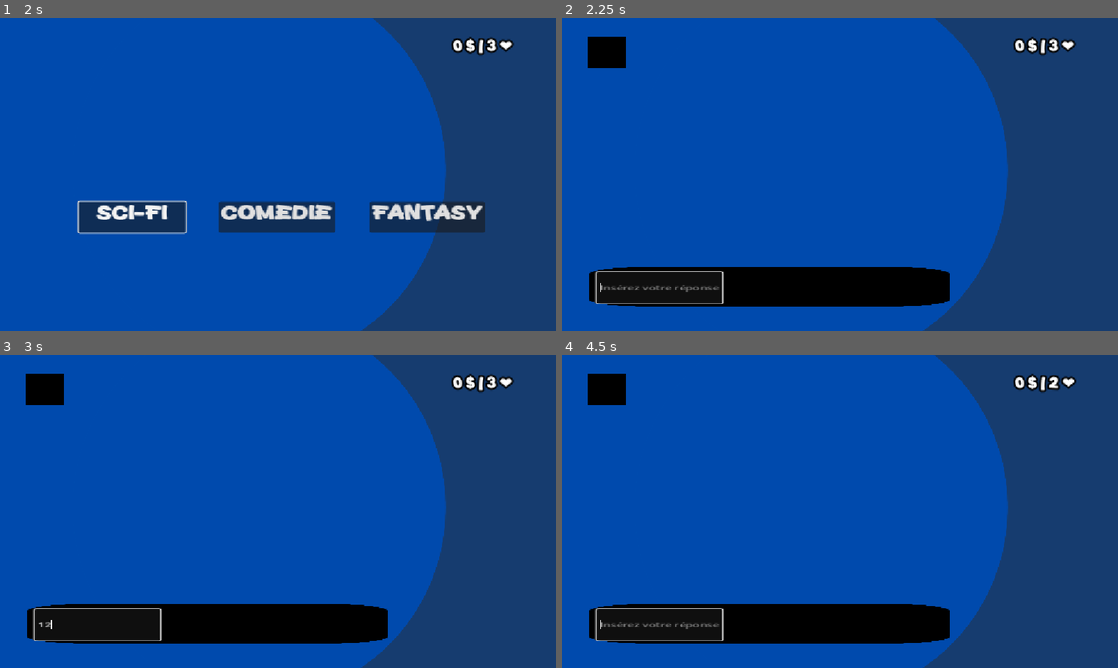
Above: before the commit, frames 1-4 (two rows, left to right).
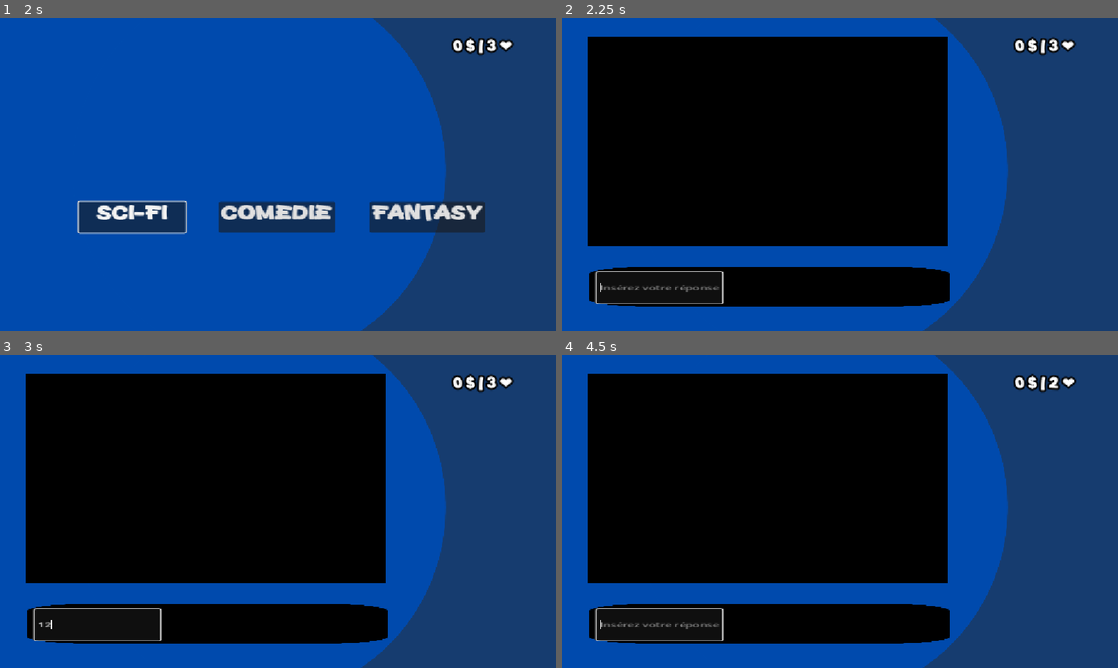
Above: after the commit, the same moments.

Repository: Neo-JCNM/RefAGOGO
Game: Godot game, scene res://Assets/Scenes/MainMenu.tscn
Same seed, same stepped clock (60 frames per second), same inputs: the game is played once before the commit and once after it.
Inputs (mouse positions are in pixels of both pictures, inside the frame that each line leads up to):
- Up to frame 1 (2 s): click "Tenter Ma Chance !" at 0.5 s; click "Abandonner... (Looser)" at 1.25 s
- Up to frame 2 (2.25 s): click "Sci-Fi" at 2 s
- Up to frame 3 (3 s): click (100, 624) at 2.77 s; type "12" at 2.85 s
- Up to frame 4 (4.5 s): tap Enter (Verif) at 3.5 s; move the mouse to (962, 495) at 3.52 s; hold Enter (Verif) 3.53-4.25 s; click (962, 495) at 3.67 s; click "Drame" at 4.25 s

Frame 1 is identical in both runs. In frame 2, 43% of the frame differs, in the area x 4-70%, y 6-73%; in frame 3, 43%; in frame 4, 43%.

Commit message:
fix dimension lecteur

Diff:
--- a/Assets/Scenes/Jeu.tscn
+++ b/Assets/Scenes/Jeu.tscn
@@ -119,6 +119,7 @@
 offset_right = 655.0
 offset_bottom = 472.0
 scale = Vector2(1.2406573, 1)
+expand = true
 
 [node name="Text Holder" type="Button" parent="Control" unique_id=1543617570]
 layout_mode = 0
--- a/Assets/Scripts/UI/dialogueManager.gd
+++ b/Assets/Scripts/UI/dialogueManager.gd
@@ -6,6 +6,7 @@
 
 var dialogLines : Array[String] = []
 var currentLineIndex = 0
+var _dialogStepId : int = 0
 
 var textBox
 var textBoxPosition : Vector2
@@ -37,22 +38,34 @@
 
 func _onTextBodyFinishedDisplaying():
 	canAdvanceLine = true
+	var stepId = _dialogStepId
+	await get_tree().create_timer(0.5).timeout
+	if isDialogActive and canAdvanceLine and _dialogStepId == stepId:
+		_advanceLine()
 
 
 func _unhandled_input(event):
 	if isDialogActive and canAdvanceLine:
 		if (event is InputEventMouseButton and event.pressed) or event.is_action_pressed("ui_accept"):
-			textBox.queue_free()
-			if anim:
-				anim.play("Talking_1")
+			_advanceLine()
 
-			currentLineIndex += 1
-			if currentLineIndex >= dialogLines.size():
-				isDialogActive = false
-				currentLineIndex = 0
-				return
 
-			_showTextBox()
+func _advanceLine():
+	canAdvanceLine = false
+	_dialogStepId += 1
+	if is_instance_valid(textBox):
+		textBox.queue_free()
+	if anim:
+		anim.play("Talking_1")
+
+	currentLineIndex += 1
+	if currentLineIndex >= dialogLines.size():
+		isDialogActive = false
+		currentLineIndex = 0
+		anim.stop()
+		return
+
+	_showTextBox()
 
 func stopDialog() -> void:
 	if is_instance_valid(textBox):
@@ -61,6 +74,7 @@
 	isDialogActive = false
 	canAdvanceLine = false
 	currentLineIndex = 0
+	anim.stop()
 
 
 func _on_main_menu_tree_exiting() -> void:
